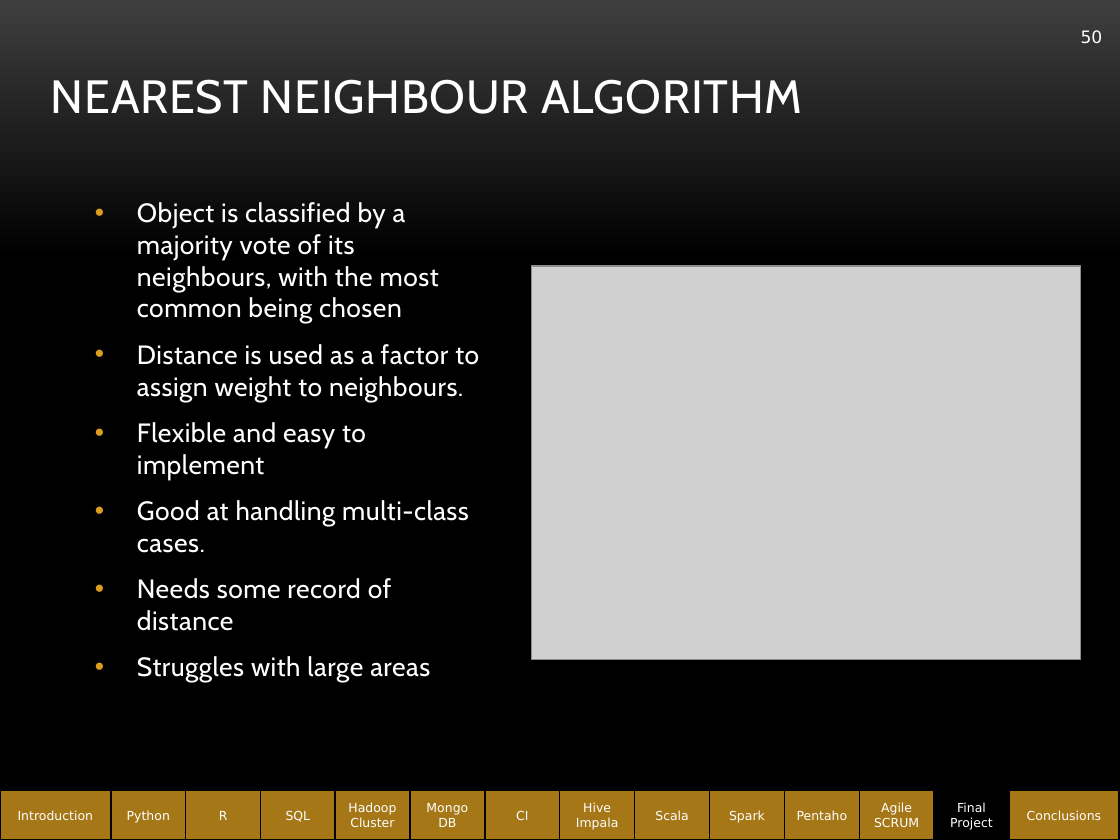
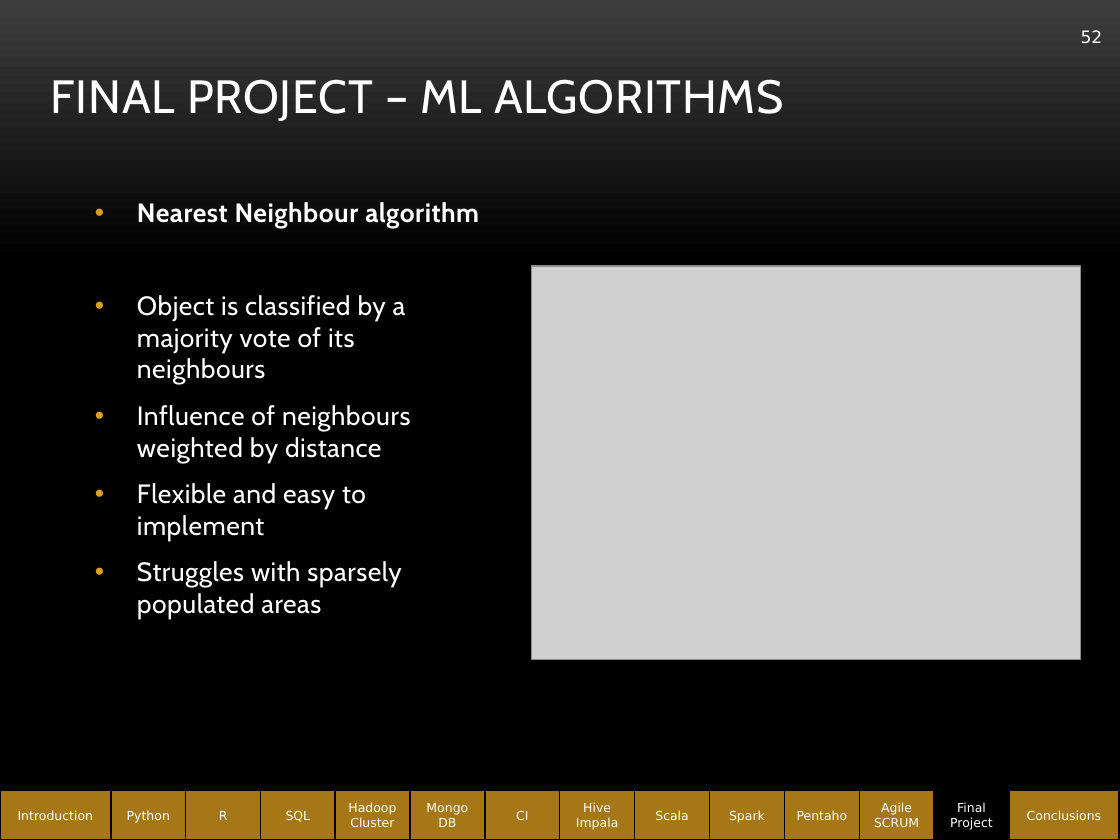
Before and after one commit to abe1ge/teletubbiesQAC, a slide deck: slide 52 of FinalPresentation.pptx (slide 50 before the commit). Drawn at 1120x840 pixels with LibreOffice and Linux fonts; fonts in the diff are those of the drawing; grey boxes stand for pictures; background and template pictures are left out. Boxes give left, top, right and bottom in pixels: in the first picture for what was removed or moved away, otherwise in the second. Text is boxed around its words. In the diff, an @@ line names an element or a change of style, - is before the commit and + after.

```diff
--- a/FinalPresentation.pptx
+++ b/FinalPresentation.pptx
@@ page number at box(1081, 30, 1103, 43): text changed @@
-50
+52
@@ title at box(51, 79, 784, 121): text changed @@
-NEAREST NEIGHBOUR ALGORITHM
+FINAL PROJECT – ML ALGORITHMS
@@ text at box(137, 202, 479, 463): text changed @@
-• Object is classified by a majority vote of its neighbours, with the most common being chosen
-• Distance is used as a factor to assign weight to neighbours.
+• Nearest Neighbour algorithm
+• Object is classified by a majority vote of its neighbours
+• Influence of neighbours weighted by distance
@@ text at box(137, 561, 401, 619): text changed @@
-• Good at handling multi-class cases.
-• Needs some record of distance
-• Struggles with large areas
+• Struggles with sparsely populated areas
```
Also in this commit, not shown: 14 other slides changed, 4 slides added.
